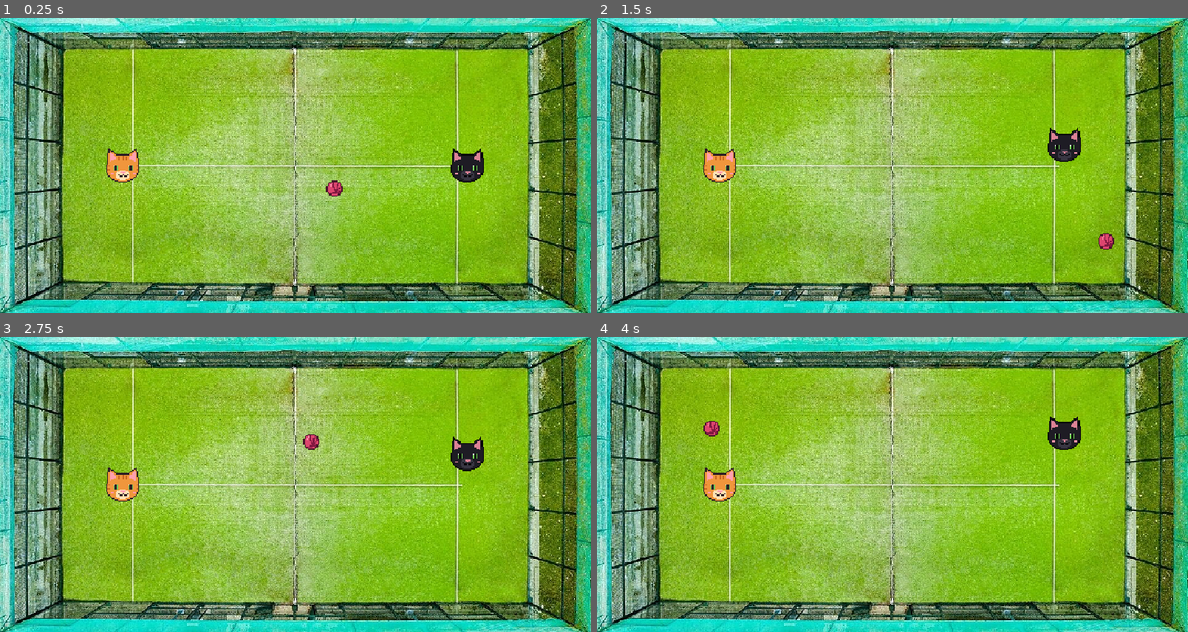
Above: before the commit, frames 1-4 (two rows, left to right).
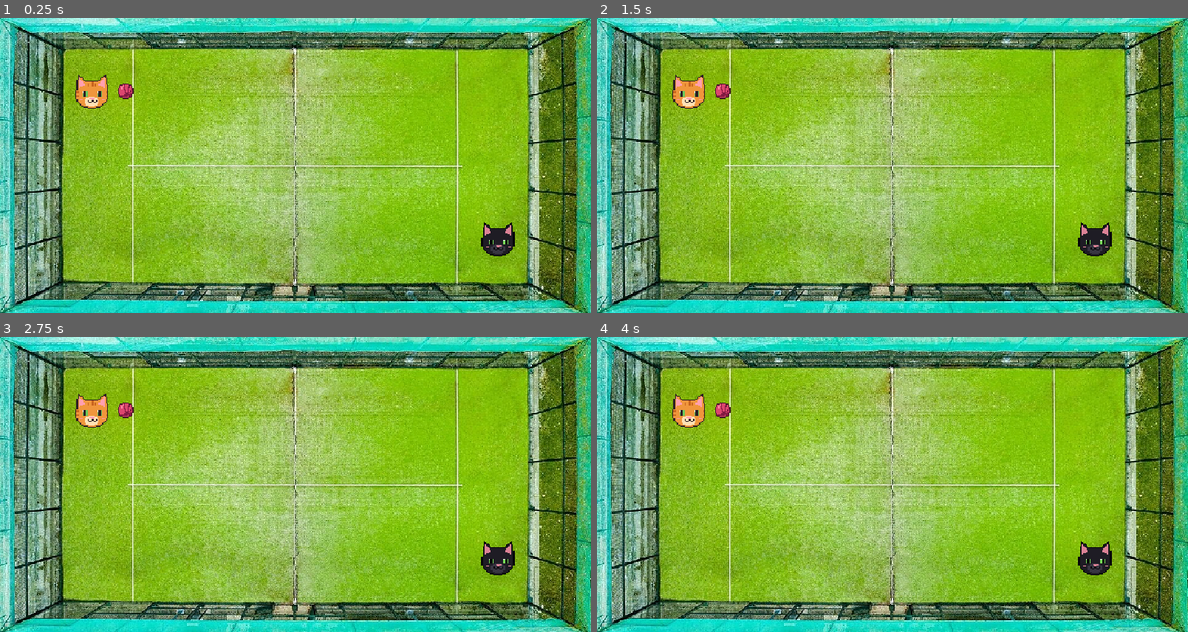
Above: after the commit, the same moments.

Repository: MartinHernandezManzano/Super_Alpha_Cat_Padel_5000
Game: Godot game, scene res://scenes/main.tscn
The game is run twice, just before and just after one commit, with the same random seed, the same clock (stepped at 60 frames per second) and the same inputs.
Inputs:
- Up to frame 1 (0.25 s): no input
- Up to frame 2 (1.5 s): tap Up (p2_arriba) at 0.6, 1.35 s
- Up to frame 3 (2.75 s): tap Up (p2_arriba) at 2.1 s
- Up to frame 4 (4 s): tap Up (p2_arriba) at 2.85, 3.6 s

The runs differ from the first frame. In frame 1, 2.3% of the frame differs, in the area x 12-88%, y 19-81%; in frame 2, 2.1%; in frame 3, 2.2%; in frame 4, 2.3%.

Commit message:
lógica de normas y saques

Diff:
--- a/project.godot
+++ b/project.godot
@@ -23,6 +23,15 @@
 window/size/window_height_override=720
 window/stretch/mode="canvas_items"
 window/stretch/aspect="expand"
+
+[global_group]
+
+gatos=""
+ovillo=""
+
+[gui]
+
+theme/custom_font="uid://ffjylmu8w45h"
 
 [input]
 
--- a/scenes/main.tscn
+++ b/scenes/main.tscn
@@ -68,3 +68,4 @@
 shape = SubResource("RectangleShape2D_lyu5e")
 
 [connection signal="interact_requested" from="Player1" to="." method="_on_player_interact_requested"]
+[connection signal="interact_requested" from="Player2" to="." method="_on_player_interact_requested"]
--- a/scenes/ovillo.tscn
+++ b/scenes/ovillo.tscn
@@ -6,7 +6,7 @@
 [sub_resource type="CircleShape2D" id="CircleShape2D_jh8fr"]
 radius = 13.0
 
-[node name="Ovillo" type="CharacterBody2D" unique_id=1761997163]
+[node name="Ovillo" type="CharacterBody2D" unique_id=1761997163 groups=["ovillo"]]
 motion_mode = 1
 script = ExtResource("1_36n3n")
 
--- a/scenes/player/gato.tscn
+++ b/scenes/player/gato.tscn
@@ -6,7 +6,7 @@
 [sub_resource type="CircleShape2D" id="CircleShape2D_jh8fr"]
 radius = 26.0
 
-[node name="Gato" type="CharacterBody2D" unique_id=918266760]
+[node name="Gato" type="CharacterBody2D" unique_id=918266760 groups=["gatos"]]
 collision_mask = 3
 motion_mode = 1
 script = ExtResource("1_oc02r")
--- a/scripts/gato.gd
+++ b/scripts/gato.gd
@@ -1,13 +1,13 @@
 extends CharacterBody2D
 
 # señal propia: avisa de que el jugador quiere sacar
-signal interact_requested
+signal interact_requested(jugador: int)
 
 # numero de jugador: 1 usa teclas p1_..., 2 usa teclas p2_...
 @export var jugador: int = 1
 # sprite del gato, si se deja vacio usa el que trae la escena
 @export var textura: Texture2D
-@export var velocidad: float = 250.0
+@export var velocidad: float = 340.0
 
 func _ready() -> void:
 	# si le hemos puesto otra textura desde el inspector la cargamos
@@ -20,8 +20,13 @@
 	var direccion := Input.get_vector(p + "izquierda", p + "derecha", p + "arriba", p + "abajo")
 	velocity = direccion * velocidad
 	move_and_slide()
+	# si al moverse el gato ha chocado con el ovillo, se lo dice al ovillo
+	for i in get_slide_collision_count():
+		var otro = get_slide_collision(i).get_collider()
+		if otro.is_in_group("ovillo"):
+			otro.golpear(self)
 
 func _unhandled_input(event: InputEvent) -> void:
 	# cada jugador saca con su propia tecla
 	if event.is_action_pressed("p" + str(jugador) + "_saque"):
-		interact_requested.emit()
+		interact_requested.emit(jugador)
--- a/scripts/main.gd
+++ b/scripts/main.gd
@@ -1,5 +1,130 @@
 extends Node2D
 
-func _on_player_interact_requested() -> void:
-	print("Interacción recibida")
-	$Ovillo.set_physics_process(not $Ovillo.is_physics_processing())
+# altura de las esquinas de saque
+const Y_ARRIBA: float = 120.0
+const Y_ABAJO: float = 360.0
+# x donde se colocan los gatos y el ovillo en el saque
+const X_GATO1: float = 150.0
+const X_GATO2: float = 810.0
+const X_OVILLO1: float = 205.0
+const X_OVILLO2: float = 755.0
+# x de la red, a la izquierda es el campo del 1 y a la derecha el del 2
+const X_RED: float = 480.0
+
+var sacador: int = 1
+var puntos_jugados: int = 0
+var esperando_saque: bool = true
+
+# estado del punto para aplicar las reglas
+var en_juego: bool = false
+var campo: int = 1                   # campo donde esta el ovillo
+var paredes: int = 0                 # paredes tocadas en ese campo
+var dueno_ha_golpeado: bool = false  # si el gato de ese campo lo ha tocado
+var ultimo_golpeador: int = 0
+
+func _ready() -> void:
+	# conectamos por codigo las señales del ovillo
+	$Ovillo.toca_pared.connect(_on_ovillo_toca_pared)
+	$Ovillo.toca_gato.connect(_on_ovillo_toca_gato)
+	preparar_saque()
+
+func _physics_process(_delta: float) -> void:
+	if not en_juego:
+		return
+	# regla 2: mirar si el ovillo ha cambiado de campo
+	var nuevo_campo := campo_del_ovillo()
+	if nuevo_campo != campo:
+		if not dueno_ha_golpeado:
+			fin_de_punto(rival(campo), "sale del campo " + str(campo) + " sin que su gato lo toque")
+			return
+		# cruce valido: empieza la cuenta en el campo nuevo
+		campo = nuevo_campo
+		paredes = 0
+		dueno_ha_golpeado = false
+
+func _on_ovillo_toca_pared() -> void:
+	if not en_juego:
+		return
+	# regla 1: dos paredes en el mismo campo
+	paredes += 1
+	if paredes >= 2:
+		fin_de_punto(rival(campo), "dos paredes en el campo " + str(campo))
+
+func _on_ovillo_toca_gato(jugador: int) -> void:
+	if not en_juego:
+		return
+	# regla 3: el mismo gato no puede tocarlo dos veces seguidas
+	if jugador == ultimo_golpeador:
+		fin_de_punto(rival(jugador), "doble toque del jugador " + str(jugador))
+		return
+	ultimo_golpeador = jugador
+	paredes = 0
+	dueno_ha_golpeado = true
+
+func campo_del_ovillo() -> int:
+	if $Ovillo.position.x < X_RED:
+		return 1
+	return 2
+
+func rival(jugador: int) -> int:
+	if jugador == 1:
+		return 2
+	return 1
+
+func preparar_saque() -> void:
+	esperando_saque = true
+	# puntos 0 y 1 saca el 1, puntos 2 y 3 saca el 2, y vuelta a empezar
+	if puntos_jugados % 4 < 2:
+		sacador = 1
+	else:
+		sacador = 2
+	# la esquina cambia en cada punto: par arriba, impar abajo
+	var y_saque: float = Y_ARRIBA
+	var y_resto: float = Y_ABAJO
+	if puntos_jugados % 2 == 1:
+		y_saque = Y_ABAJO
+		y_resto = Y_ARRIBA
+	# coloca a cada uno en su sitio: el que resta en la diagonal contraria
+	if sacador == 1:
+		$Player1.position = Vector2(X_GATO1, y_saque)
+		$Player2.position = Vector2(X_GATO2, y_resto)
+		$Ovillo.position = Vector2(X_OVILLO1, y_saque)
+	else:
+		$Player2.position = Vector2(X_GATO2, y_saque)
+		$Player1.position = Vector2(X_GATO1, y_resto)
+		$Ovillo.position = Vector2(X_OVILLO2, y_saque)
+	$Ovillo.parar()
+	$Player1.set_physics_process(false)
+	$Player2.set_physics_process(false)
+	print("saca el jugador ", sacador)
+
+func _on_player_interact_requested(jugador: int) -> void:
+	if not esperando_saque or jugador != sacador:
+		return
+	esperando_saque = false
+	var gato_saca = $Player1
+	var gato_resta = $Player2
+	if sacador == 2:
+		gato_saca = $Player2
+		gato_resta = $Player1
+	var direccion: Vector2 = (gato_resta.position - $Ovillo.position).normalized()
+	$Ovillo.sacar(direccion, gato_saca)
+	# el saque cuenta como primer golpe del que saca
+	en_juego = true
+	campo = sacador
+	paredes = 0
+	dueno_ha_golpeado = true
+	ultimo_golpeador = sacador
+	$Player1.set_physics_process(true)
+	$Player2.set_physics_process(true)
+
+func fin_de_punto(ganador: int, motivo: String) -> void:
+	en_juego = false
+	$Ovillo.parar()
+	$Player1.set_physics_process(false)
+	$Player2.set_physics_process(false)
+	print("PUNTO para el jugador ", ganador, " -> ", motivo)
+	# espera 1 segundo para ver la jugada y prepara el siguiente saque
+	await get_tree().create_timer(1.0).timeout
+	puntos_jugados += 1
+	preparar_saque()
--- a/scripts/ovillo.gd
+++ b/scripts/ovillo.gd
@@ -1,15 +1,59 @@
 extends CharacterBody2D
 
-# velocidad en pixeles por segundo, se puede cambiar desde el inspector
-@export var velocidad: float = 300.0
+# el ovillo avisa de lo que le pasa, main decide si es punto
+signal toca_pared
+signal toca_gato(jugador: int)
+
+@export var velocidad_inicial: float = 380.0
+# cada golpe de gato multiplica la velocidad por esto (1.04 = +4%)
+@export var aceleracion: float = 1.035
+@export var velocidad_maxima: float = 600.0
+
+var velocidad: float
+# para no contar dos veces el mismo golpe (lo pueden detectar gato y ovillo a la vez)
+var ultimo_gato = null
+var tiempo_desde_golpe: float = 0.0
 
 func _ready() -> void:
-	# direccion inicial en diagonal, normalized la deja con longitud 1
-	velocity = Vector2(1, 0.6).normalized() * velocidad
+	velocidad = velocidad_inicial
+
 
 func _physics_process(delta: float) -> void:
-	# mueve el ovillo y si choca con algo devuelve info del choque
+	tiempo_desde_golpe += delta
 	var choque := move_and_collide(velocity * delta)
 	if choque:
-		# rebota usando la normal de la superficie con la que choco
-		velocity = velocity.bounce(choque.get_normal())
+		var otro = choque.get_collider()
+		if otro.is_in_group("gatos"):
+			golpear(otro)
+		else:
+			# pared o red: rebote normal
+			velocity = velocity.bounce(choque.get_normal())
+			toca_pared.emit()
+
+func golpear(gato) -> void:
+	# si es el mismo gato hace nada, es el mismo golpe detectado dos veces
+	if gato == ultimo_gato and tiempo_desde_golpe < 0.2:
+		return
+	ultimo_gato = gato
+	tiempo_desde_golpe = 0.0
+	# acelera un poco sin pasarse del maximo
+	velocidad = min(velocidad * aceleracion, velocidad_maxima)
+	# estilo air hockey: sale en la direccion del centro del gato hacia el ovillo
+	var direccion: Vector2 = (global_position - gato.global_position).normalized()
+	velocity = direccion * velocidad
+	print("golpe de jugador ", gato.jugador, " velocidad: ", velocidad)
+	toca_gato.emit(gato.jugador)
+
+func parar() -> void:
+	# deja el ovillo quieto esperando el saque
+	velocity = Vector2.ZERO
+	ultimo_gato = null
+	set_physics_process(false)
+
+func sacar(direccion: Vector2, gato) -> void:
+	# el saque cuenta como golpe del que saca y empieza a velocidad inicial
+	velocidad = velocidad_inicial
+	velocity = direccion * velocidad
+	ultimo_gato = gato
+	tiempo_desde_golpe = 0.0
+	set_physics_process(true)
Not shown, added: assets/fonts/OFL.txt
Binary file added: assets/fonts/PressStart2P-Regular.ttf
Not shown, added: assets/fonts/PressStart2P-Regular.ttf.import
Not shown, changed: CREDITS.md
